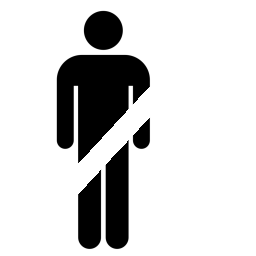
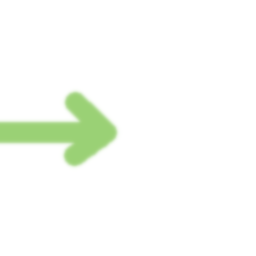
Two versions of the same layered image (256×256). Layer-by-layer changes:
added layer "Ebene #6" (80%) above "L" over [0, 86, 123, 172]
added layer "L" (60%) above "P #1" over [113, 54, 151, 220]
hid "Eingefügte Ebene #1", opacity 100% → 60%, moved it above "Ebene #3", painted on it over [12, 10, 151, 250]
hid "Ebene", opacity 100% → 74%, painted on it over [14, 10, 151, 247]
